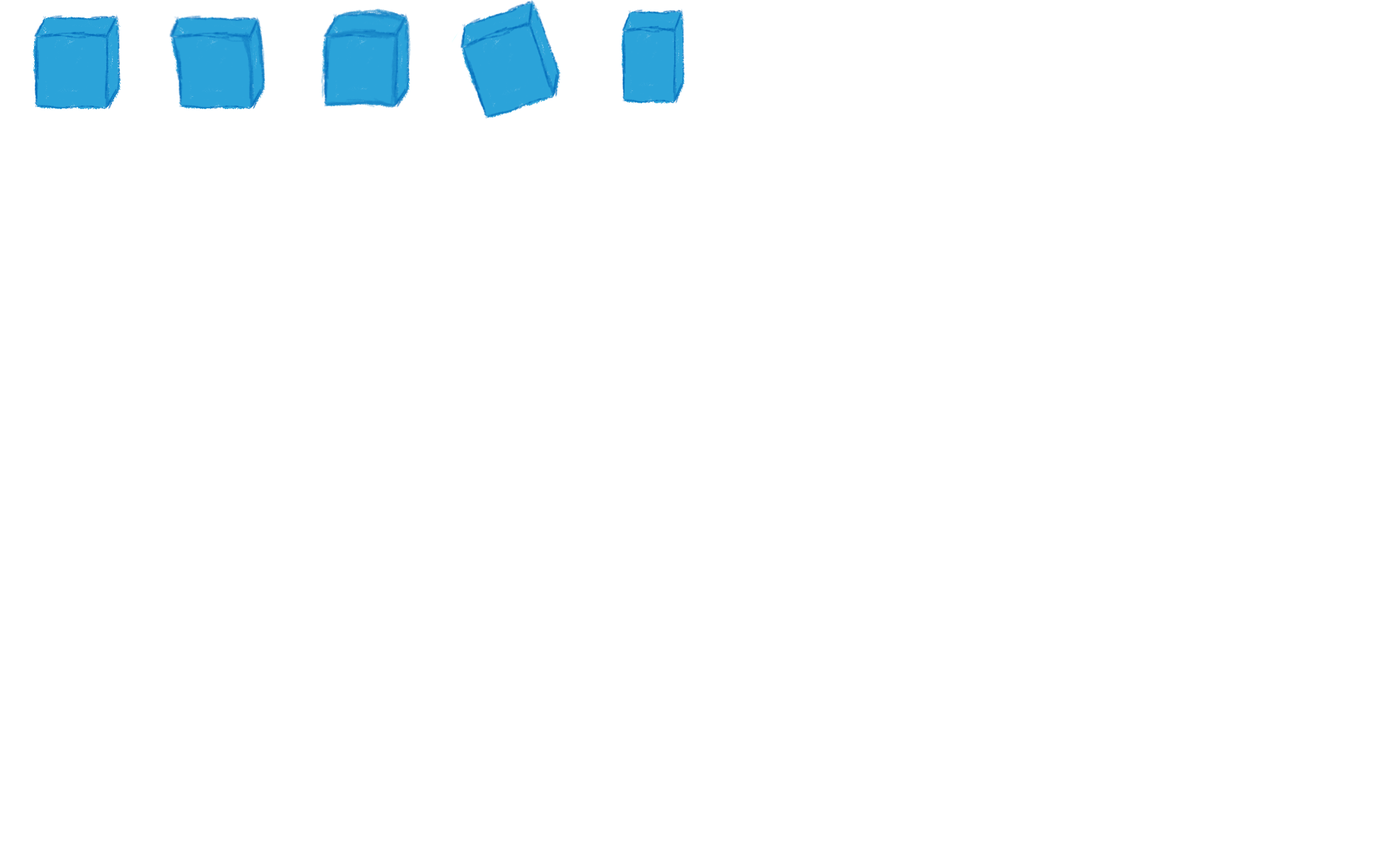
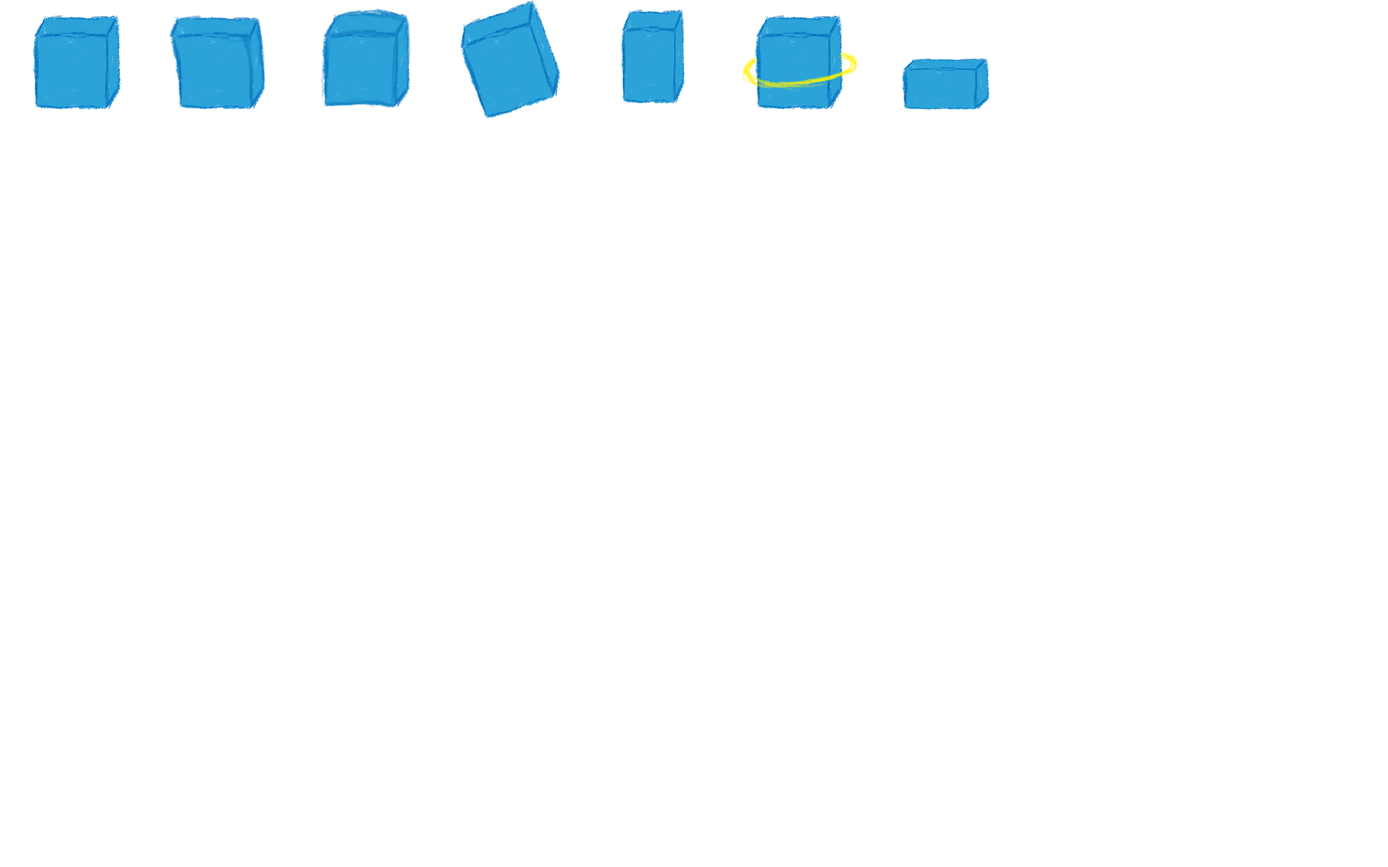
Two versions of the same layered image (1388 x 867). Layer-by-layer changes:
painted on "图层 1" over [741, 15, 990, 110]
